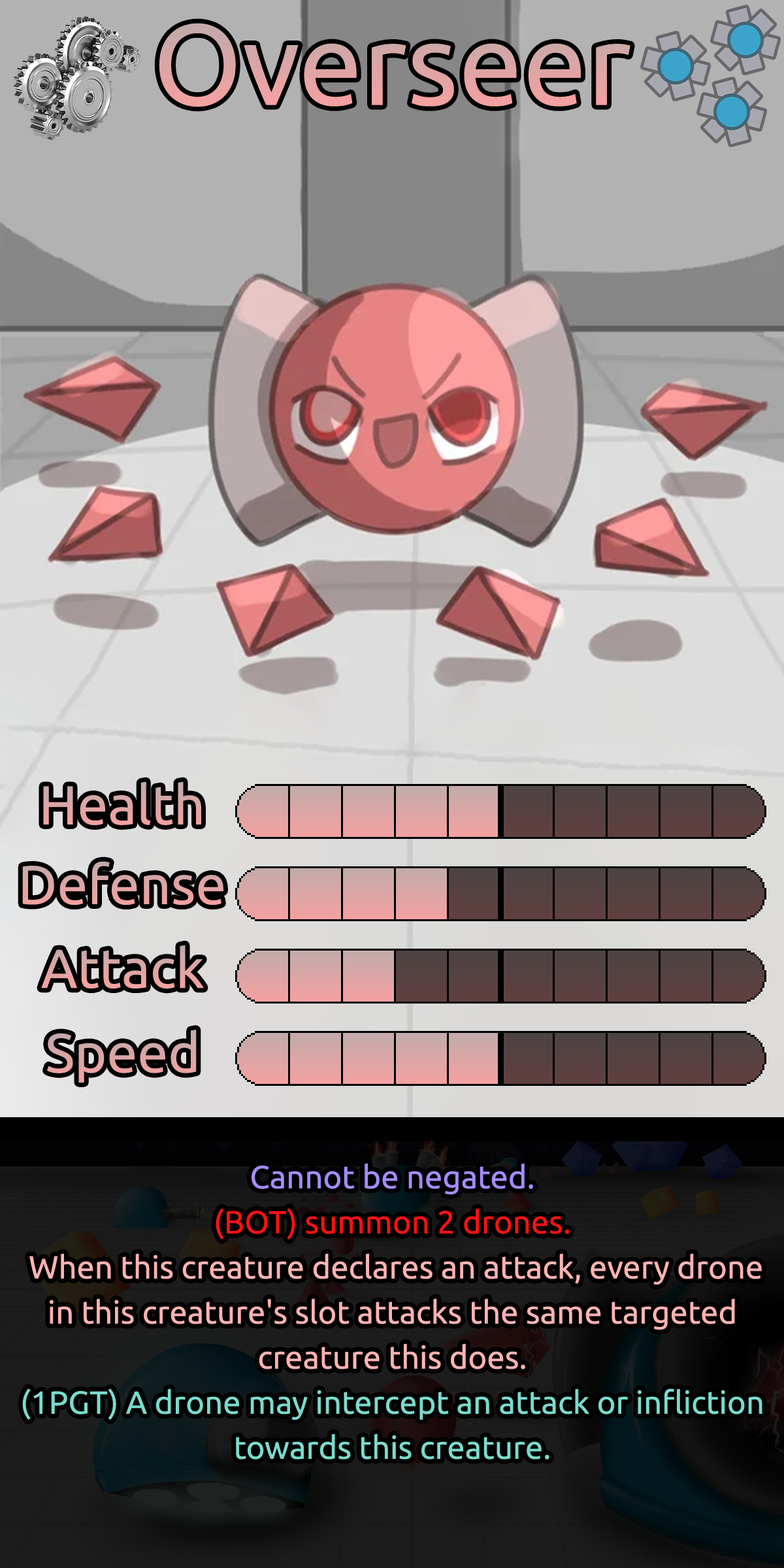
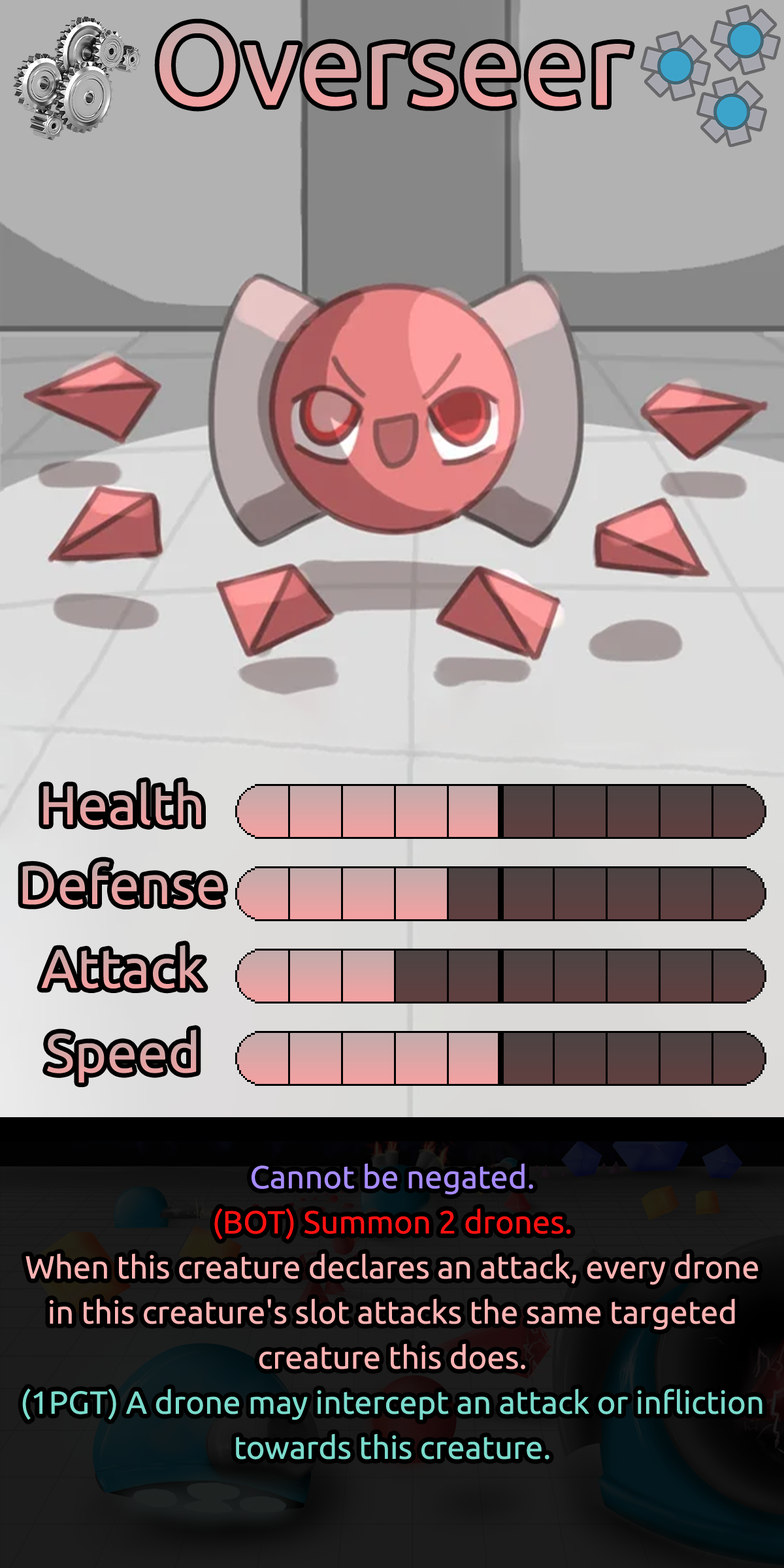
Layer changes from the first w=784, h=1568 image to the second:
painted on "Ability" over [25, 1167, 762, 1460]